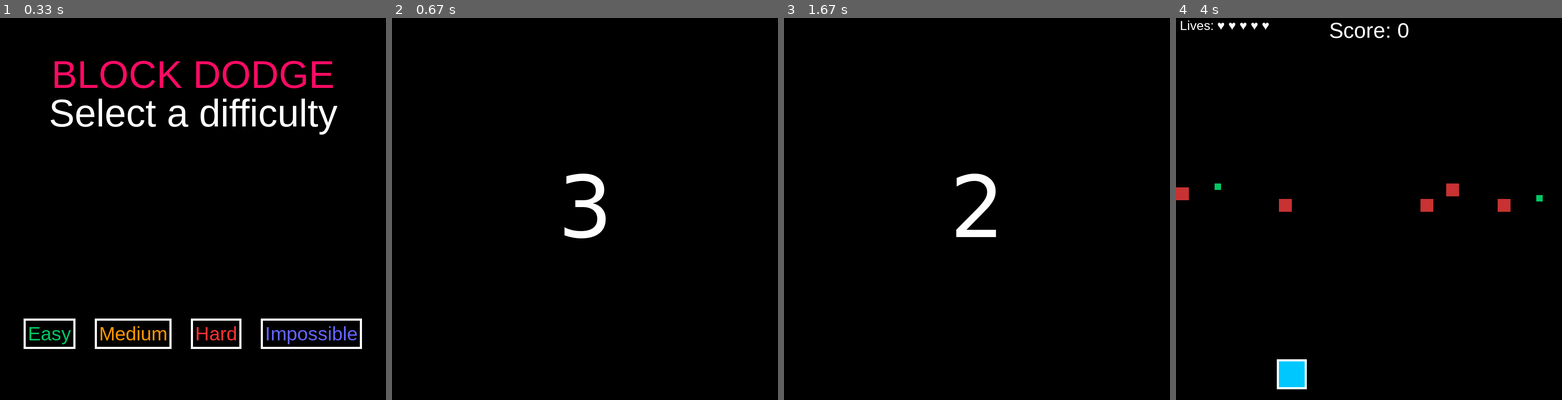
Above: before the commit, frames 1-4 (left to right).
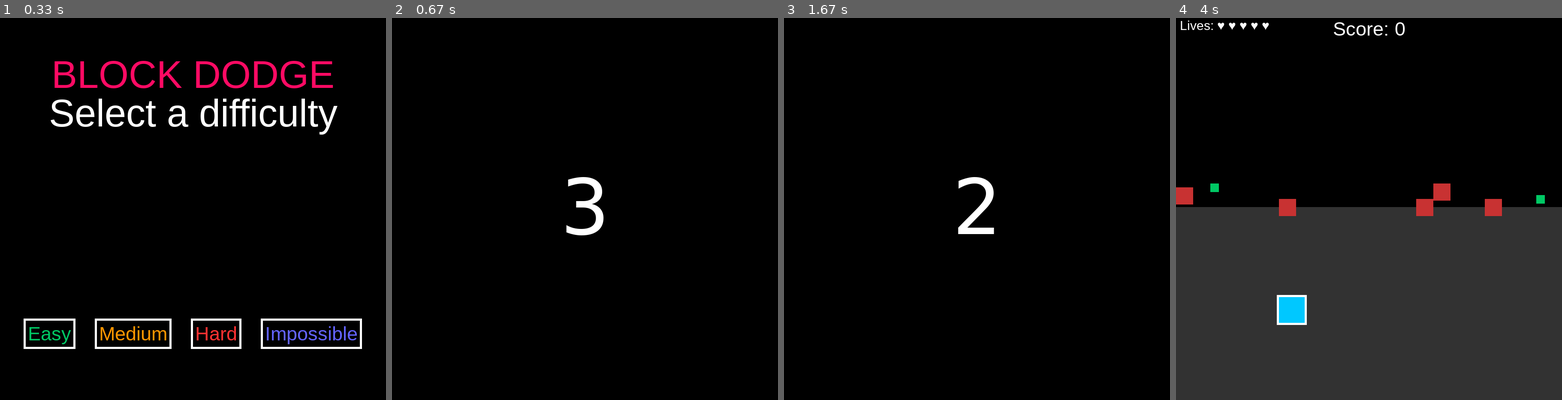
Above: after the commit, the same moments.

Repository: Tescodied/minigames
Game: pygame game, started from random project pygame.py
Same seed, same stepped clock (60 frames per second), same inputs: the game is played once before the commit and once after it.
Inputs:
- Up to frame 1 (0.33 s): no input
- Up to frame 2 (0.67 s): click "Easy" at 0.38 s
- Up to frame 3 (1.67 s): no input
- Up to frame 4 (4 s): hold Left 3.23-3.7 s; hold Up from 3.73 s (still down)

Frame 1 is identical in both runs. In frame 2, 0.4% of the frame differs, in the area x 44-56%, y 40-58%; in frame 3, 0.4%; in frame 4, 51%, in the area x 0-100%, y 1-100%.

Commit message:
project pygame.py

Diff:
--- a/random project pygame.py
+++ b/random project pygame.py
@@ -5,7 +5,7 @@
 pygame.init()
 
 FPS = 60
-WIDTH, HEIGHT = 900, 900
+WIDTH, HEIGHT = 900, 900 # I found 900, 900 ideal
 SCREEN = pygame.display.set_mode((WIDTH,HEIGHT))
 
 PLAYER_GAP = WIDTH // 10 #between bottom of screen and player
@@ -17,19 +17,21 @@
 player_lives = 5
 PLAYER_LIVES_MAX = player_lives
 
-ENEMY_WIDTH, ENEMY_HEIGHT = PLAYER_WIDTH // 2, PLAYER_HEIGHT // 2
+ENEMY_WIDTH, ENEMY_HEIGHT = int(PLAYER_WIDTH // 1.5), int(PLAYER_HEIGHT // 1.5)
+print(ENEMY_WIDTH, ENEMY_HEIGHT)
 ENEMY_SPAWN_HEIGHT_RANGES = (HEIGHT // 20, HEIGHT // 10)
 ENEMIES_COLOUR = (200, 50, 50)
 ENEMY_FALL_RATE = 10
 ENEMY_PADDING = HEIGHT // 100
 
-BLACK = (0,0,0)
-WHITE = (255,255,255)
-GREEN = (0, 200, 100)
-AMBER = (255, 150, 0)
-RED = (255,50,50)
-DARK_BLUE = (100, 100, 255)
-LIGHT_RED = (255, 10, 100)
+BLACK =         (0,0,0)
+WHITE =         (255,255,255)
+GREEN =         (0, 200, 100)
+AMBER =         (255, 150, 0)
+RED =           (255,50,50)
+DARK_BLUE =     (100, 100, 255)
+LIGHT_RED =     (255, 10, 100)
+LIGHT_GREY =    (50, 50, 50)
 
 BAR_COLOR = GREEN
 BAR_WIDTH = ENEMY_WIDTH // 2
@@ -113,7 +115,7 @@
     LENGTH_COUNTER_LIST = len(counter_list) - 1
 
     counter = LENGTH_COUNTER_LIST
-    counter_font = pygame.font.SysFont("Verdana", 200)
+    counter_font = pygame.font.SysFont("Verdana", WIDTH // 5)
 
     while counter >= 0:
         speed_clock.tick(FPS)
@@ -152,22 +154,22 @@
     running = True
     speed_clock = pygame.time.Clock()
 
-    player_xcor = WIDTH // 2 - PLAYER_WIDTH // 2 # starting + default position
+    player_xcor = WIDTH // 2 - PLAYER_WIDTH // 2 # starting / default position
+    player_ycor = HEIGHT - PLAYER_GAP
 
     enemies = []
     enemies_mask = []
 
     health_bars = []
 
-    lives_text_font = pygame.font.SysFont("Arial", 30)
-    score_text_font = pygame.font.SysFont("Arial", 50)
+    lives_text_font = pygame.font.SysFont("Arial", WIDTH // 30)
+    score_text_font = pygame.font.SysFont("Arial", WIDTH // 20)
 
     score = -1
 
     TEXT_PADDING = HEIGHT // 100
 
     NUM_ENEMIES, CHOSEN_COLOUR = get_difficulty(speed_clock)
-
     loading(speed_clock)
 
     while running:
@@ -175,15 +177,18 @@
 
         SCREEN.fill(BLACK)
 
+        ##DRAWS PLAYER AREA
+        player_area = pygame.rect.Rect(0,HEIGHT // 2, WIDTH, HEIGHT // 2)
+        pygame.draw.rect(SCREEN, LIGHT_GREY, player_area)
+
         ##DRAWS PLAYER
-        player_rect = pygame.rect.Rect(player_xcor, HEIGHT - PLAYER_GAP, PLAYER_WIDTH, PLAYER_HEIGHT)
-        player_mask_outline = pygame.rect.Rect(player_xcor - PLAYER_OUTLINE , HEIGHT - PLAYER_GAP - PLAYER_OUTLINE, PLAYER_WIDTH + PLAYER_OUTLINE * 2, PLAYER_HEIGHT + PLAYER_OUTLINE * 2)
+        player_rect = pygame.rect.Rect(player_xcor, player_ycor, PLAYER_WIDTH, PLAYER_HEIGHT)
+        player_mask_outline = pygame.rect.Rect(player_xcor - PLAYER_OUTLINE , player_rect.y - PLAYER_OUTLINE, PLAYER_WIDTH + PLAYER_OUTLINE * 2, PLAYER_HEIGHT + PLAYER_OUTLINE * 2)
 
         pygame.draw.rect(SCREEN, PLAYER_OUTLINE_COLOUR, player_mask_outline)
         pygame.draw.rect(SCREEN, PLAYER_COLOUR, player_rect)
 
         ##DRAWS ENEMIES
-
         if len(enemies) > 0:
             for enemy in enemies:
                 if enemy.y < HEIGHT:
@@ -207,11 +212,11 @@
         score_display = score_text_font.render(f"Score: {score}", True, WHITE)
         lives_display = lives_text_font.render(f"Lives: {'♥ ' * player_lives}", True, WHITE)
 
+        ##DRAWS LIVES AND SCORE
         SCREEN.blit(lives_display, (WIDTH // 100, TEXT_PADDING))
         SCREEN.blit(score_display, (WIDTH // 2 - score_display.get_width() // 2, TEXT_PADDING))
 
         ##DRAWS HEALTH BOOSTS
-
         if len(health_bars) > 0:
             for bar in health_bars:
                 if bar.y < HEIGHT:
@@ -235,7 +240,7 @@
             sleep(1)
             SCREEN.fill(BLACK)
 
-            losing_text_font = pygame.font.SysFont("Verdana", 100)
+            losing_text_font = pygame.font.SysFont("Verdana", WIDTH // 10)
 
             you_lost_text = losing_text_font.render("You lost!", False, WHITE)
             score_text = losing_text_font.render(f"Your score was {score}", False, CHOSEN_COLOUR)
@@ -259,11 +264,17 @@
 
         keys_pressed = pygame.key.get_pressed()
 
-        if keys_pressed[pygame.K_LEFT] and player_xcor > 0:
+        if keys_pressed[pygame.K_LEFT] and player_mask_outline.left > PLAYER_OUTLINE * 2:
             player_xcor -= PLAYER_SPEED
 
-        if keys_pressed[pygame.K_RIGHT] and player_xcor < WIDTH - PLAYER_WIDTH:
+        if keys_pressed[pygame.K_RIGHT] and player_mask_outline.left < WIDTH - (player_mask_outline.width + PLAYER_OUTLINE):
             player_xcor += PLAYER_SPEED
+
+        if keys_pressed[pygame.K_UP] and player_mask_outline.top > player_area.top + PLAYER_OUTLINE * 2:
+            player_ycor -= PLAYER_SPEED
+
+        if keys_pressed[pygame.K_DOWN] and player_mask_outline.top < HEIGHT - (player_mask_outline.height + PLAYER_OUTLINE):
+            player_ycor += PLAYER_SPEED
 
         for event in pygame.event.get():
             if event.type == pygame.QUIT:
